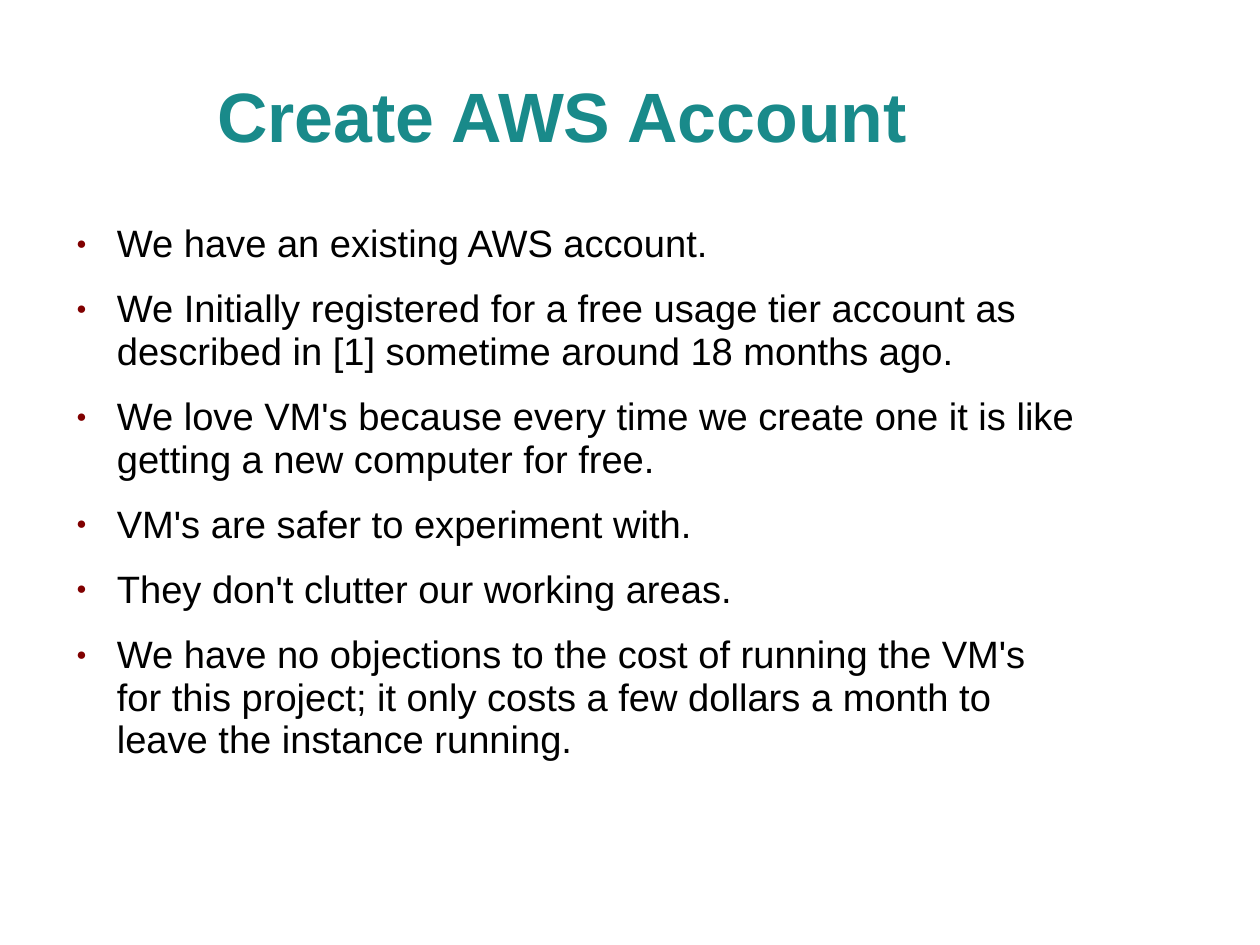
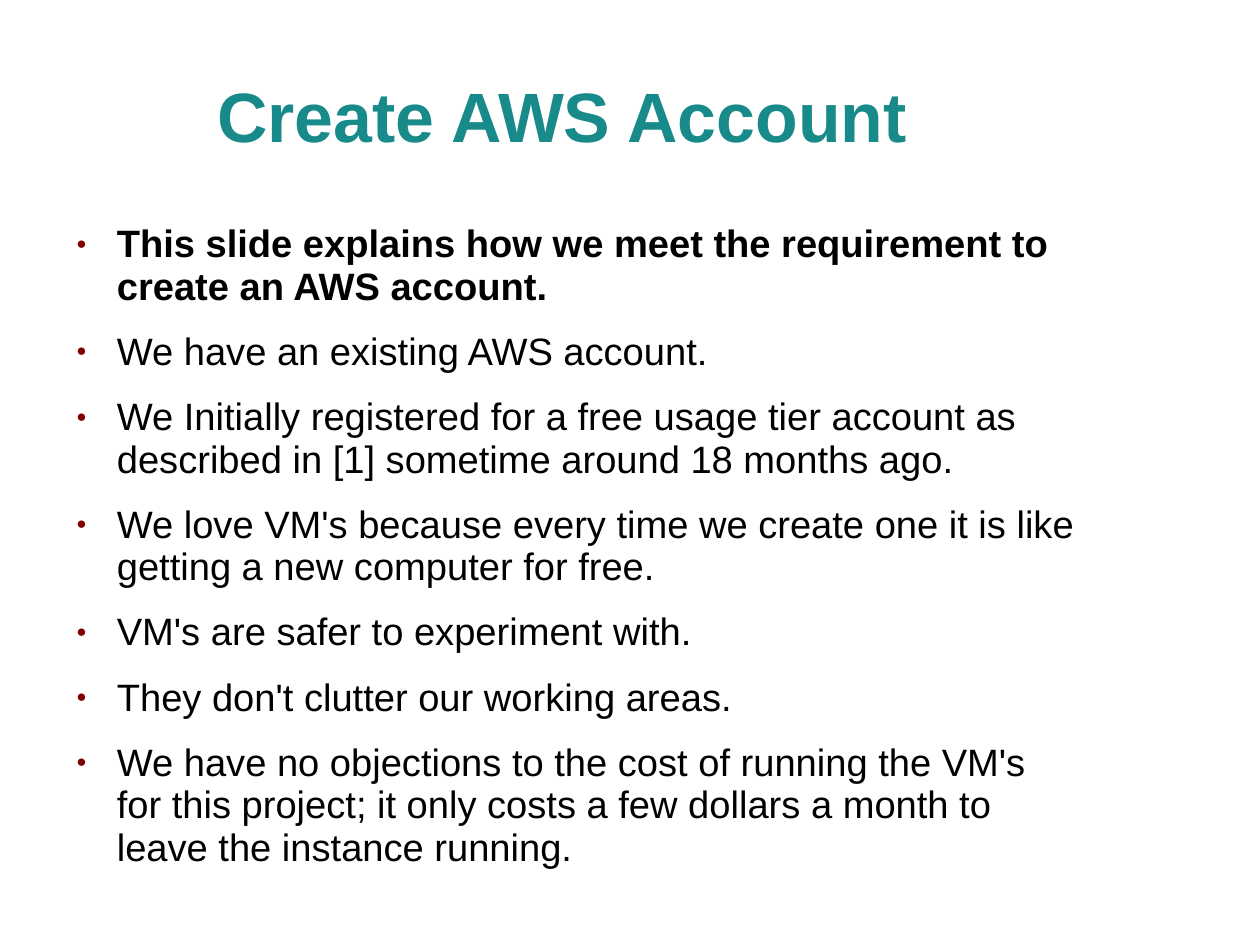
Before and after one commit to jhancock1975/cloud, a slide deck: slide 3 of assignment-1/assignment-1.ppt. Drawn at 1260x945 pixels with LibreOffice and Linux fonts; fonts in the diff are those of the drawing; background and template pictures are left out. Boxes give left, top, right and bottom in pixels: in the first picture for what was removed or moved away, otherwise in the second. Text is boxed around its words. In the diff, an @@ line names an element or a change of style, - is before the commit and + after.

```diff
--- a/assignment-1/assignment-1.ppt
+++ b/assignment-1/assignment-1.ppt
@@ text at (117, 229, 1048, 301): paragraph added @@
+● This slide explains how we meet the requirement to create an AWS account.
```
Also in this commit, not shown: 4 other slides changed, 6 slides added, 1 other file.
